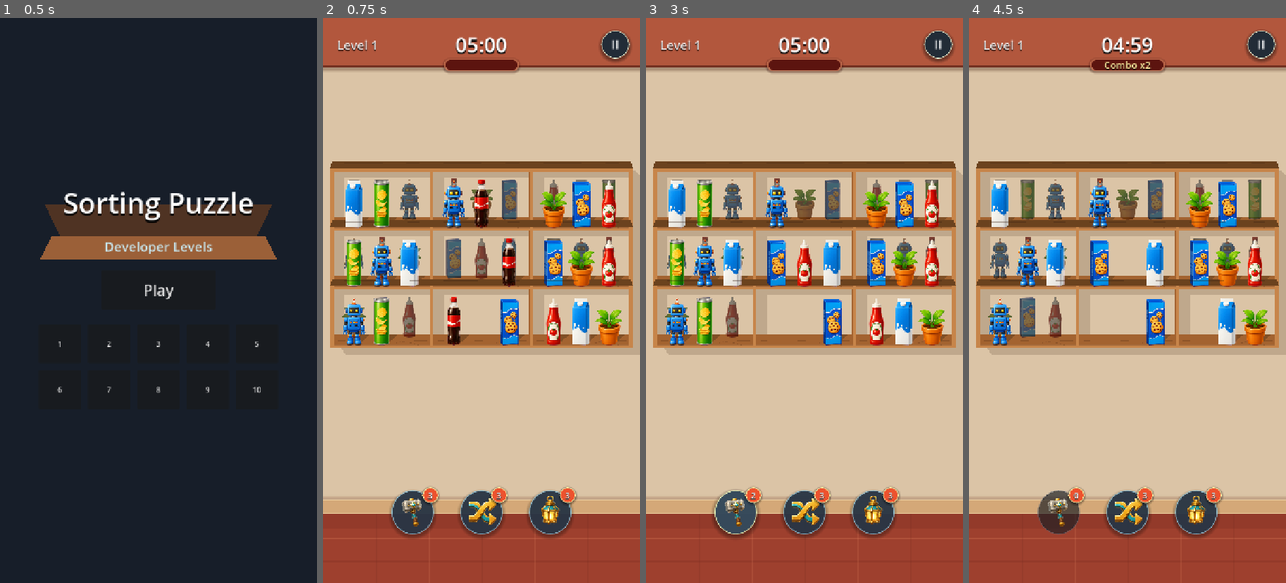
Above: before the commit, frames 1-4 (left to right).
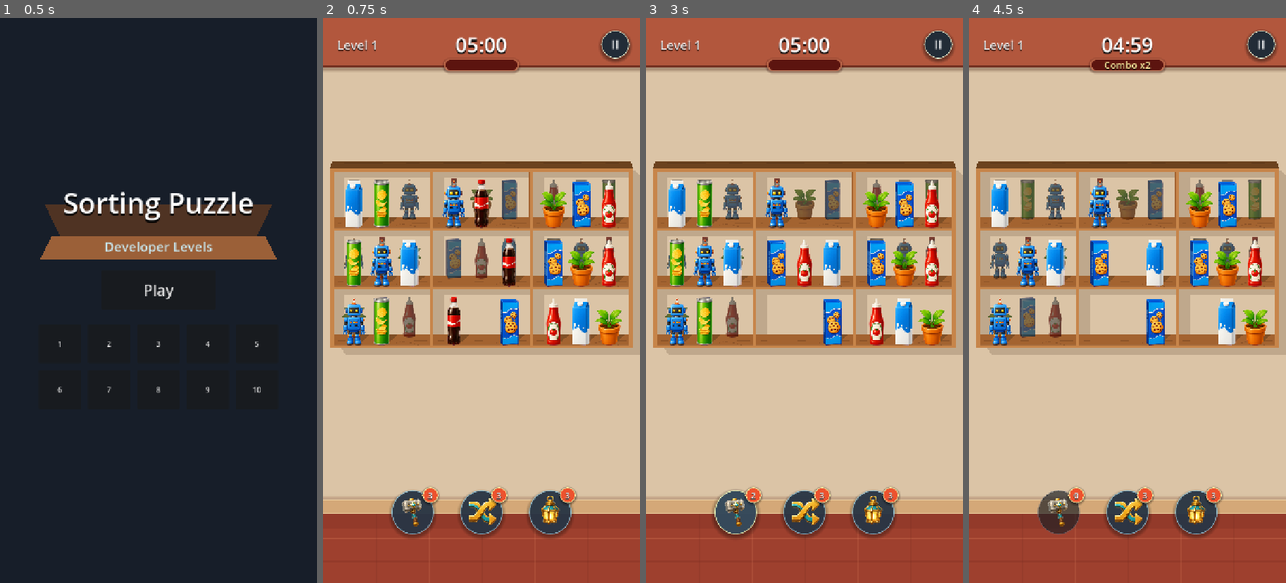
Above: after the commit, the same moments.

Repository: vladeque/sorting-puzzle
Game: Godot game, scene res://scenes/main_menu.tscn
The game is run twice, just before and just after one commit, with the same random seed, the same clock (stepped at 60 frames per second) and the same inputs.
Inputs:
- Up to frame 1 (0.5 s): no input
- Up to frame 2 (0.75 s): click "Play" at 0.5 s
- Up to frame 3 (3 s): click "II" at 1.25 s; click "Continue" at 2 s; click "3" at 2.75 s
- Up to frame 4 (4.5 s): click "2" at 3.5 s; click "1" at 4.25 s

Frame 1 is identical in both runs. In frame 2, 1.6% of the frame differs, in the area x 2-98%, y 35-56%; in frame 3, 1.5%; in frame 4, 1.7%.

Commit message:
Control placement ceiling caps by row

Diff:
--- a/scripts/level.gd
+++ b/scripts/level.gd
@@ -1043,6 +1043,11 @@
 
 
 func _set_shelf_top_ceiling_cap_visible(shelf: Node2D, should_show: bool) -> void:
+	var shelf_cell := shelf as Shelf
+	if shelf_cell != null:
+		shelf_cell.set_top_ceiling_cap_visible(should_show)
+		return
+
 	var cap := shelf.get_node_or_null(SHELF_TOP_CEILING_CAP_NAME) as CanvasItem
 	if cap == null:
 		return
--- a/scripts/shelf.gd
+++ b/scripts/shelf.gd
@@ -14,6 +14,7 @@
 const LEFT_PLACEMENT_NODE := "PlacementVisuals/Left"
 const MIDDLE_PLACEMENT_NODE := "PlacementVisuals/Middle"
 const RIGHT_PLACEMENT_NODE := "PlacementVisuals/Right"
+const TOP_CEILING_CAP_NODE := "TopCeilingCap"
 const FLOOR_ONLY_HIDDEN_NODES := [
 	"BackWall",
 	"BackWallTopShade",
@@ -30,6 +31,7 @@
 
 var _visual_variant := VISUAL_VARIANT_FULL
 var _row_placement := ROW_PLACEMENT_MIDDLE
+var _should_show_top_ceiling_cap := false
 
 
 func _ready() -> void:
@@ -48,6 +50,7 @@
 	set_meta(VISUAL_VARIANT_META, _visual_variant)
 	_apply_visual_variant()
 	_apply_row_placement()
+	_apply_top_ceiling_cap_visibility()
 
 
 func get_visual_variant() -> String:
@@ -64,10 +67,16 @@
 
 	set_meta(ROW_PLACEMENT_META, _row_placement)
 	_apply_row_placement()
+	_apply_top_ceiling_cap_visibility()
 
 
 func get_row_placement() -> String:
 	return _row_placement
+
+
+func set_top_ceiling_cap_visible(should_show: bool) -> void:
+	_should_show_top_ceiling_cap = should_show
+	_apply_top_ceiling_cap_visibility()
 
 
 func add_back_layer(layer_index: int, front_slots: Array[Node2D]) -> Array[Node2D]:
@@ -146,6 +155,13 @@
 	_set_node_visible(RIGHT_PLACEMENT_NODE, _row_placement == ROW_PLACEMENT_RIGHT)
 
 
+func _apply_top_ceiling_cap_visibility() -> void:
+	var should_show := _should_show_top_ceiling_cap and _visual_variant == VISUAL_VARIANT_FULL
+	_set_node_visible(TOP_CEILING_CAP_NODE, should_show)
+	for placement_node in [LEFT_PLACEMENT_NODE, MIDDLE_PLACEMENT_NODE, RIGHT_PLACEMENT_NODE]:
+		_set_node_visible("%s/%s" % [placement_node, TOP_CEILING_CAP_NODE], should_show)
+
+
 func _set_node_visible(node_name: String, should_show: bool) -> void:
 	var node := get_node_or_null(node_name) as CanvasItem
 	if node != null:
Not shown, changed: docs/SCENES.md
Not shown, changed: docs/SCRIPTS.md
